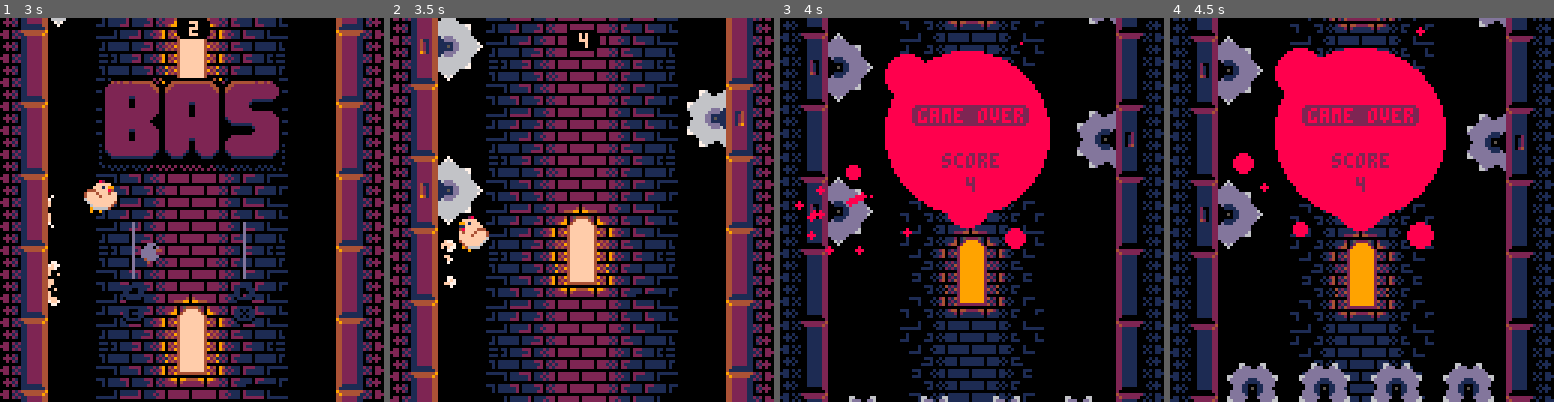
Above: before the commit, frames 1-4 (left to right).
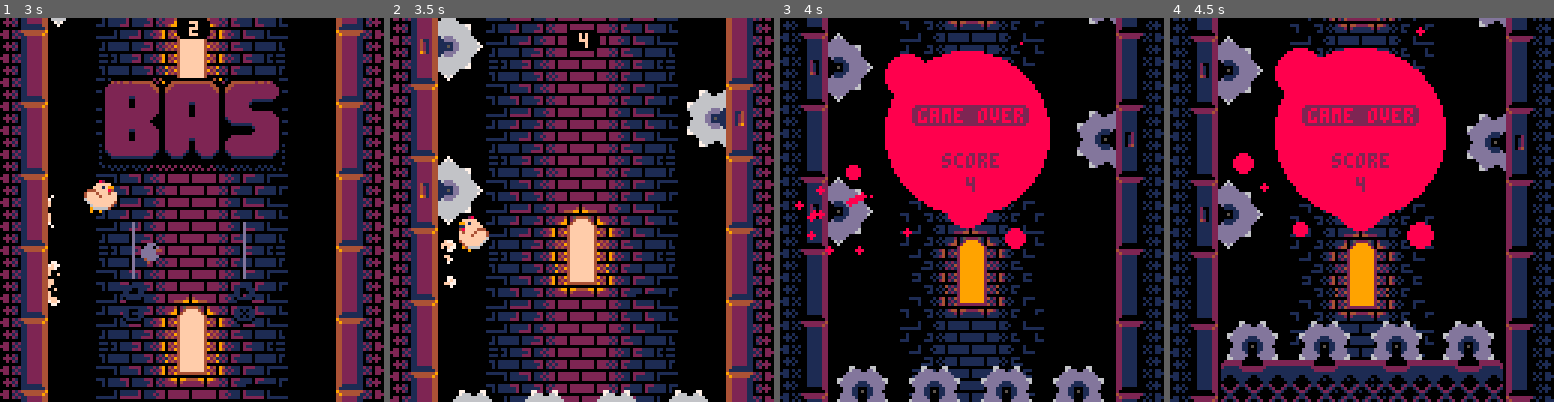
Above: after the commit, the same moments.

Repository: yokoboko/bas-pico-8
Game: PICO-8 cartridge bas.p8
Same seed, same stepped clock (60 frames per second), same inputs: the game is played once before the commit and once after it.
Inputs:
- Up to frame 1 (3 s): tap X (X key) at 0.33, 1.07, 1.85, 2.97 s; tap O (Z key) at 0.7, 1.7, 2.1, 2.5, 2.9 s; hold Right 1.6-2.1 s; hold Up 2.15-2.42 s; hold Right from 2.47 s (still down)
- Up to frame 2 (3.5 s): release Right at 3.03 s; hold Left from 3.08 s (still down); tap O (Z key) at 3.3 s
- Up to frame 3 (4 s): release Left at 3.58 s; hold Down 3.63-3.97 s; tap O (Z key) at 3.7 s
- Up to frame 4 (4.5 s): hold Right from 4.02 s (still down); tap X (X key) at 4.08 s; tap O (Z key) at 4.1 s

Frame 1 is identical in both runs. In frame 2, 0.9% of the frame differs, in the area x 16-83%, y 96-100%; in frame 3, 3.4%; in frame 4, 10%, in the area x 13-87%, y 78-100%.

Commit message:
Update trap speed based on player score

Diff:
--- a/src/object/trap.lua
+++ b/src/object/trap.lua
@@ -8,15 +8,14 @@
     self.__index=self
 
     --init
-    o.base_speed=0.042
-    o.speed=0.6
-    o.speed_boost=0.0005
-    o.speed_max=2.42
-    o.speed_multiply=15
-
-    o.offset=128--116
+    o.speed_start=0.5
+    o.speed_top=1.7
+    o.speed_top_treshold=200 --game score points when we reach top speed
+    o.offset=128
+    o.offset_min=120
     o.tiles={122,123,124,125,123,124,125,123,124,125,123,126}
     o.tiles_fill={112,113,113,113,113,113,113,113,113,113,113,114}
+    o.speed_top=o.speed_top-o.speed_start --exclude start from top speed to ensure max is correct
 
     --collidable
     o.pos={x=16,y=32767}
@@ -27,11 +26,13 @@
     return o
 end
 
-function trap:update(camera_y,is_dead)
+function trap:update(camera_y,score,is_dead)
     self:update_animation()
-    self.speed=min(self.speed+self.speed_boost,self.speed_max)
-    local shift=self.base_speed*self.speed*self.speed_multiply
+    local speed=min(score/self.speed_top_treshold,1) --0 to 1
+    local shift=self.speed_start+self.speed_top*speed
     self.pos.y=max(min(self.pos.y-shift, camera_y+self.offset),camera_y+72)
+    --animate in the trap when the game starts
+    self.offset=max(self.offset-0.2, self.offset_min)
 end
 
 function trap:draw()
--- a/src/scene/game/game_scene.lua
+++ b/src/scene/game/game_scene.lua
@@ -50,7 +50,7 @@
 
     --update layers
     if (self.state!=self.state_dead) self.player:update(action_right,self.trap.pos.y,self.state==self.state_will_die)
-    if (self.state!=self.state_initial) self.trap:update(self.camera.y,self.state==self.state_dead)
+    if (self.state!=self.state_initial) self.trap:update(self.camera.y,self.score.score,self.state==self.state_dead)
     self.camera:update(self.player.pos.y)
     self.columns:update(self.tile_width,self.tile_height,self.camera.y,self.player,action_right,self.state==self.state_dead)
     self.background:update(self.camera.y)
